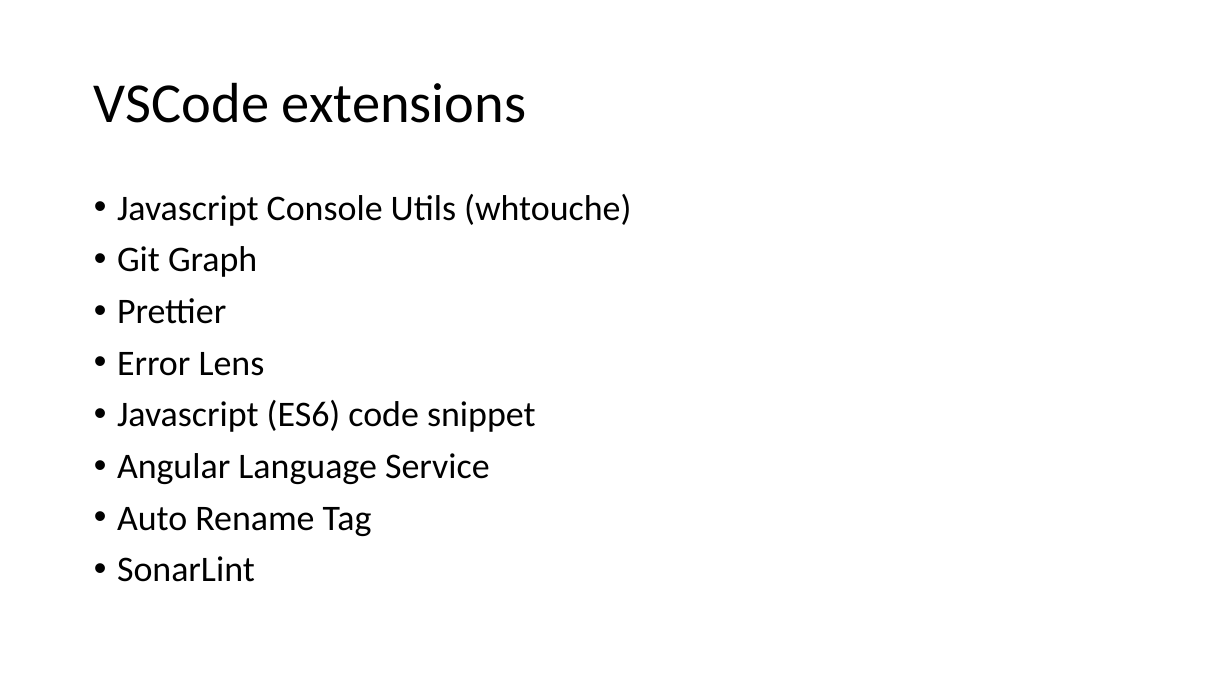
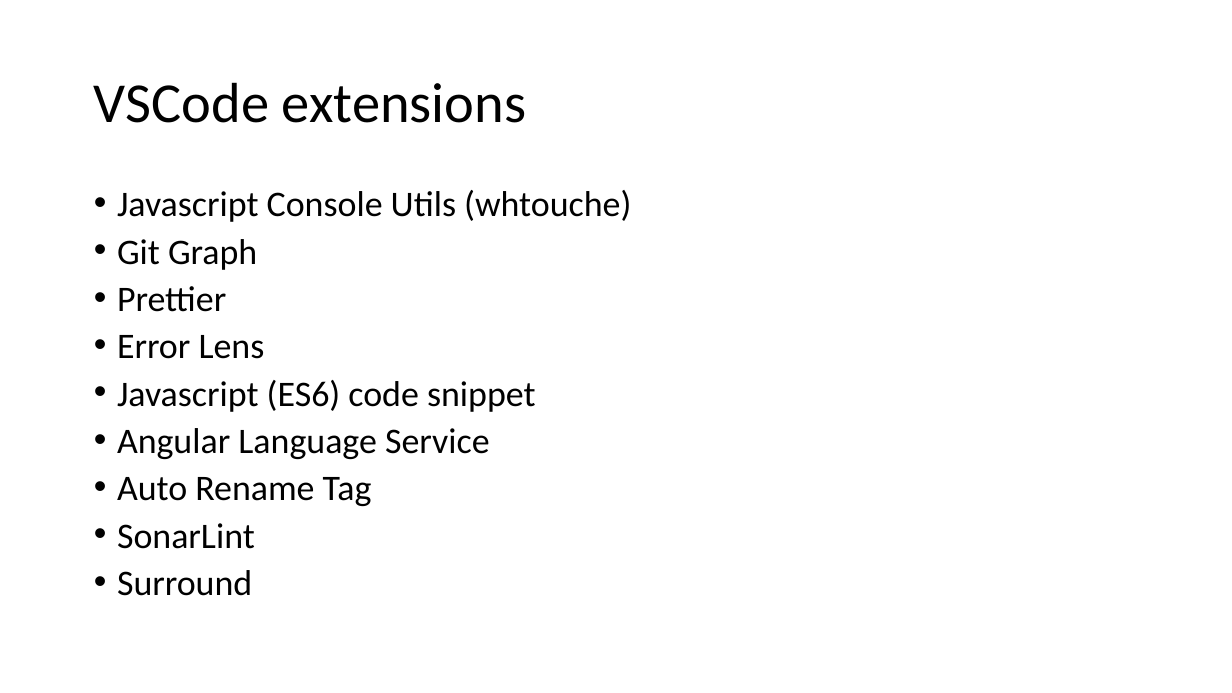
Before and after one commit to jlg-formation/agucv1-mai-2022, a slide deck: slide 6 of notes.pptx. Drawn at 1232x693 pixels with LibreOffice and Linux fonts; fonts in the diff are those of the drawing. Boxes give left, top, right and bottom in pixels: in the first picture for what was removed or moved away, otherwise in the second. Text is boxed around its words. In the diff, an @@ line names an element or a change of style, - is before the commit and + after.

```diff
--- a/notes.pptx
+++ b/notes.pptx
@@ text at <box>117,190,631,549</box>: line spacing 0.9 to 0.8 @@
@@ text at <box>117,570,252,596</box>: paragraph added @@
+• Surround
```
Also in this commit, not shown: 3 other slides changed, 7 slides added.
